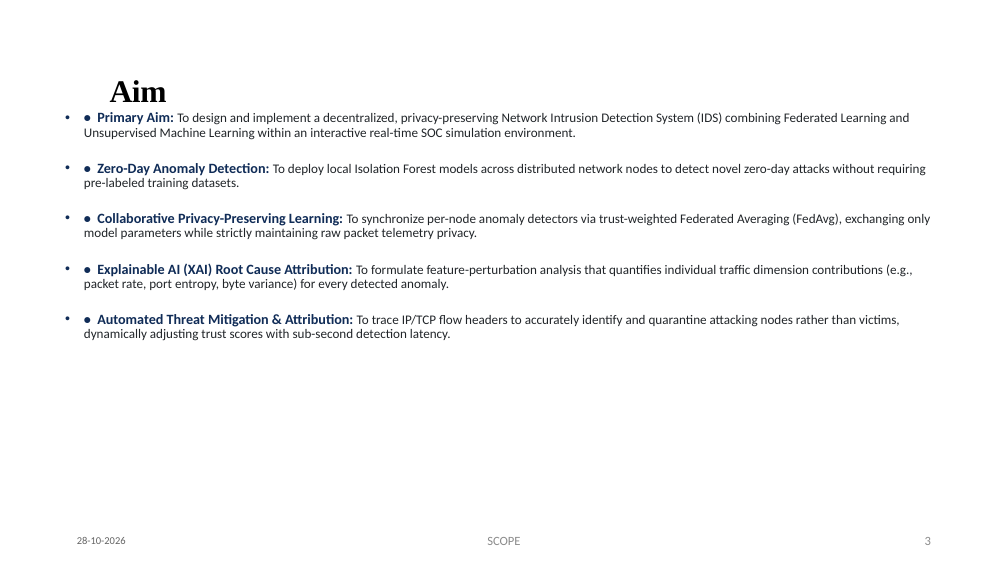
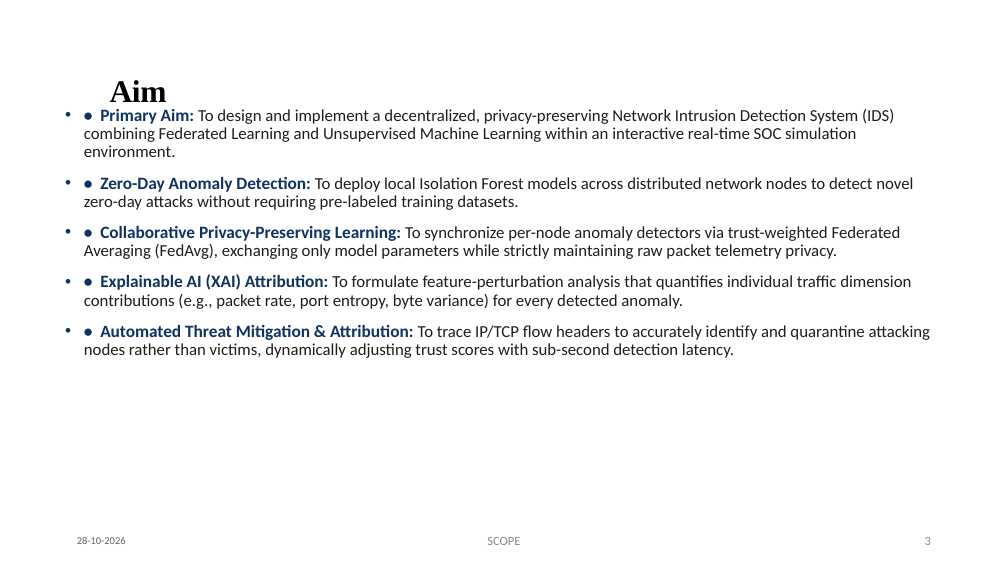
Before and after one commit to Prasanth4689/Federated-Anomaly-Detection, a slide deck: slide 3 of docs/BCSE497J_Review3_Presentation.pptx. Drawn at 1008x567 pixels with LibreOffice and Linux fonts; fonts in the diff are those of the drawing. Boxes give left, top, right and bottom in pixels: in the first picture for what was removed or moved away, otherwise in the second. Text is boxed around its words. In the diff, an @@ line names an element or a change of style, - is before the commit and + after.

Commit message:
Update BCSE497J_Review3_Presentation.pptx: clean formatting, conference paper outcome, readable font sizes

```diff
--- a/docs/BCSE497J_Review3_Presentation.pptx
+++ b/docs/BCSE497J_Review3_Presentation.pptx
@@ text at [84,109,931,358]: size 13.5 to 16.5 pt, text colour #102C57 to #103460 in "• Primary Aim:", "• Zero-Day Anomaly Detection:", "• Collaborative Privacy-Preserving Learning:", "• Automated Threat Mitigation & Attribution:"; size 12.5 to 16 pt, text colour #212529 to #1E1E1E in "To design and implement a decentralized, privacy-preserving ...", "To deploy local Isolation Forest models across ...", "To synchronize per-node anomaly detectors via trust-weighted ...", "To trace IP/TCP flow headers to accurately ..."; less space between paragraphs @@
@@ text at [84,274,911,309]: text changed; size 12.5 to 16 pt; text colour #212529 to #1E1E1E @@
-• • Explainable AI (XAI) Root Cause Attribution: To formulate feature-perturbation analysis that quantifies individual traffic dimension contributions (e.g., packet rate, port entropy, byte variance) for every detected anomaly.
+• • Explainable AI (XAI) Attribution: To formulate feature-perturbation analysis that quantifies individual traffic dimension contributions (e.g., packet rate, port entropy, byte variance) for every detected anomaly.
```
Also in this commit, not shown: 13 other slides changed.
